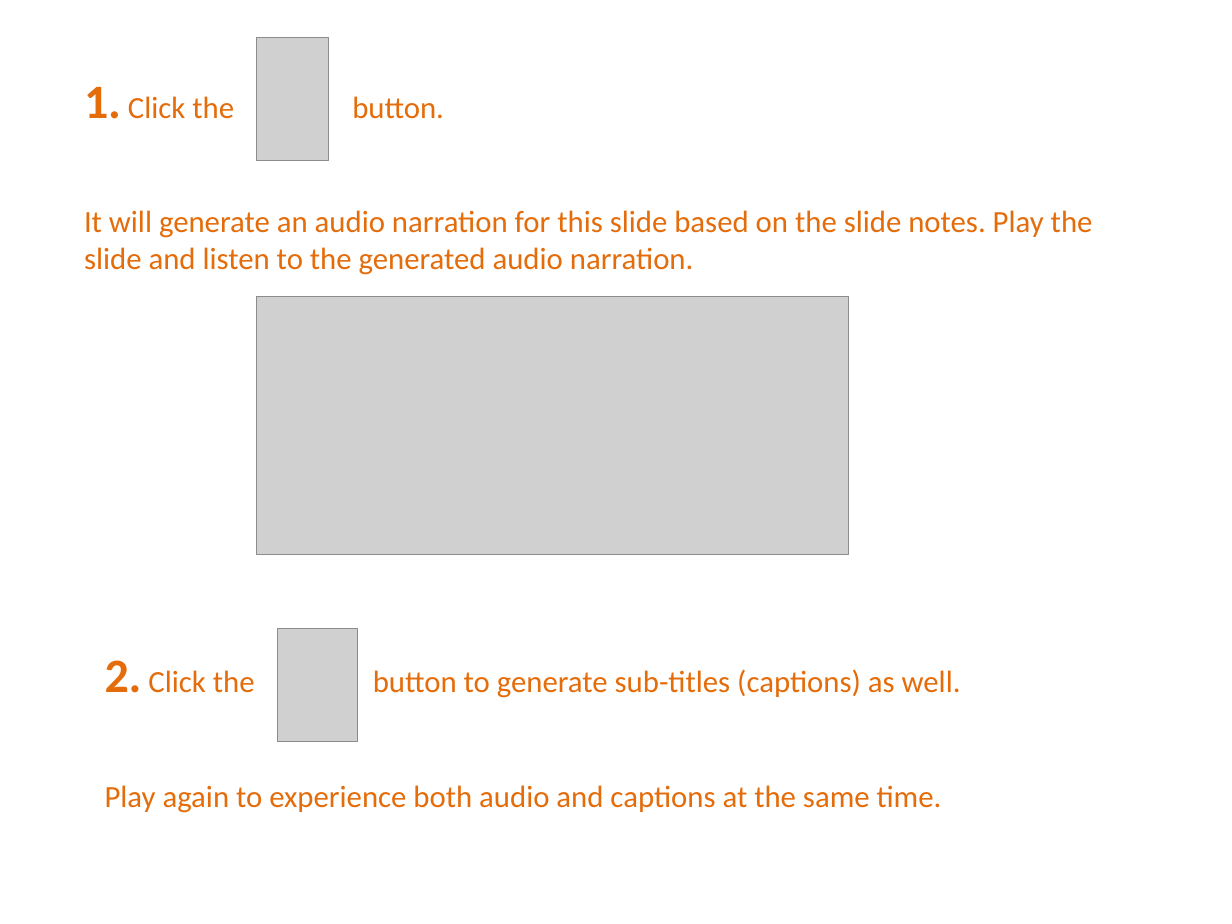
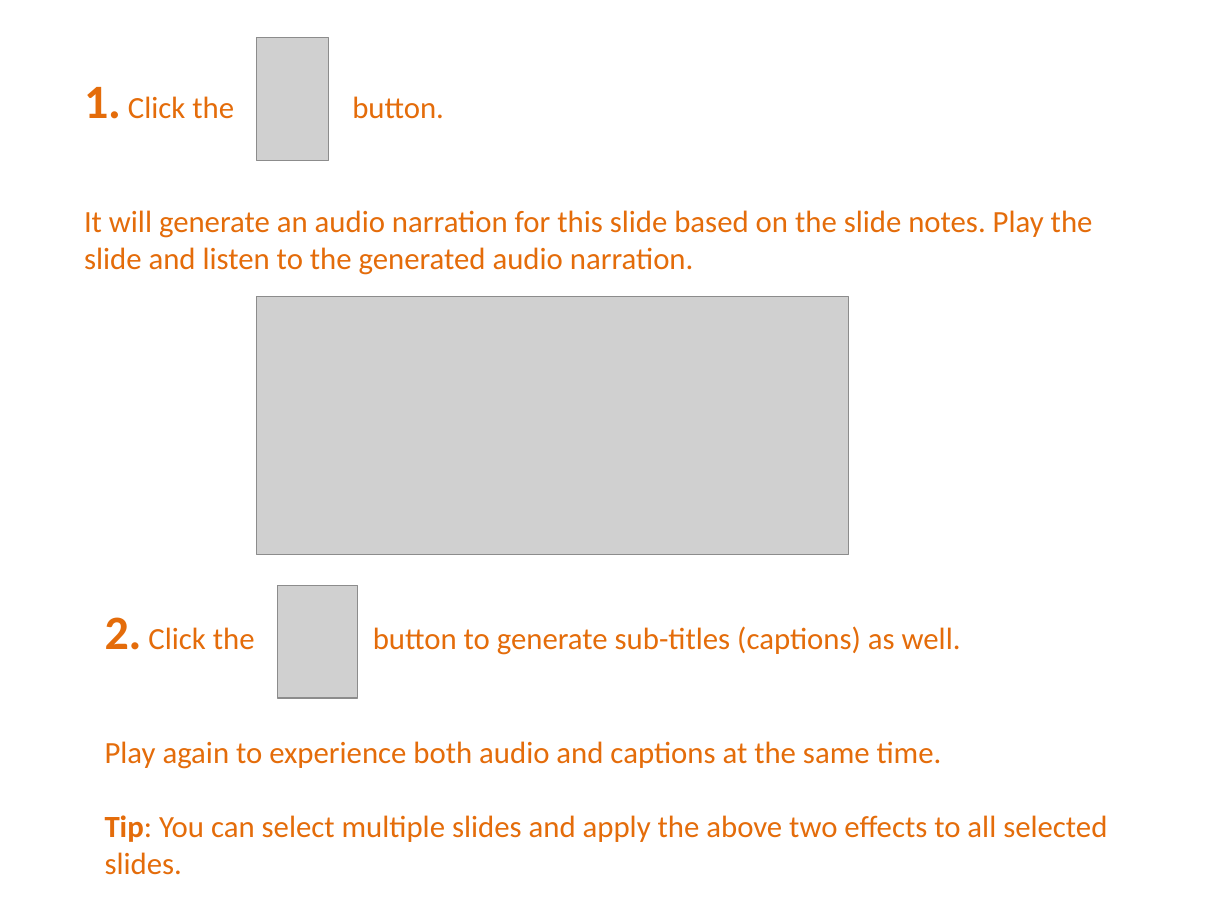
Before and after one commit to PowerPointLabs/PowerPointLabs, a slide deck: slide 27 of doc/PowerPointLabs Quick Tutorial.pptx (slide 26 before the commit). Drawn at 1232x924 pixels with LibreOffice and Linux fonts; fonts in the diff are those of the drawing; grey boxes stand for pictures. Boxes give left, top, right and bottom in pixels: in the first picture for what was removed or moved away, otherwise in the second. Text is boxed around its words. In the diff, an @@ line names an element or a change of style, - is before the commit and + after.

Commit message:
Updated tutorial file with effects lab. refined the rest

```diff
--- a/doc/PowerPointLabs Quick Tutorial.pptx
+++ b/doc/PowerPointLabs Quick Tutorial.pptx
@@ text "2. Click the button to ...": place and size @@
-text "2. Click the button to ..." at box(105, 660, 961, 813)
+text "2. Click the button to ..." at box(105, 617, 1107, 875)
@@ picture: place and size @@
-picture at box(277, 628, 357, 742)
+picture at box(277, 585, 357, 699)
@@ text at box(105, 815, 1107, 875): paragraph added @@
+Tip: You can select multiple slides and apply the above two effects to all selected slides.
```
Also in this commit, not shown: 12 other slides changed, 7 slides added.
